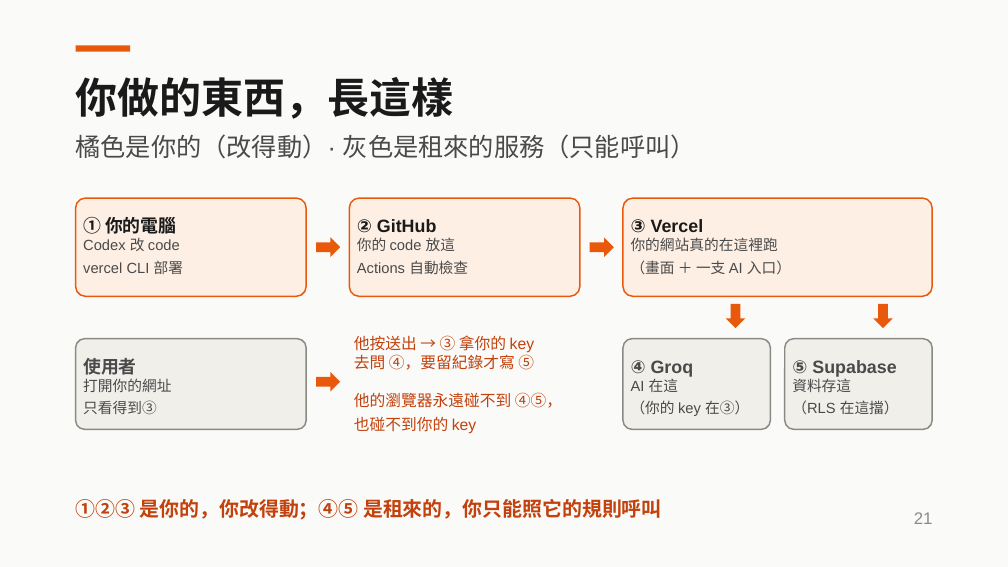
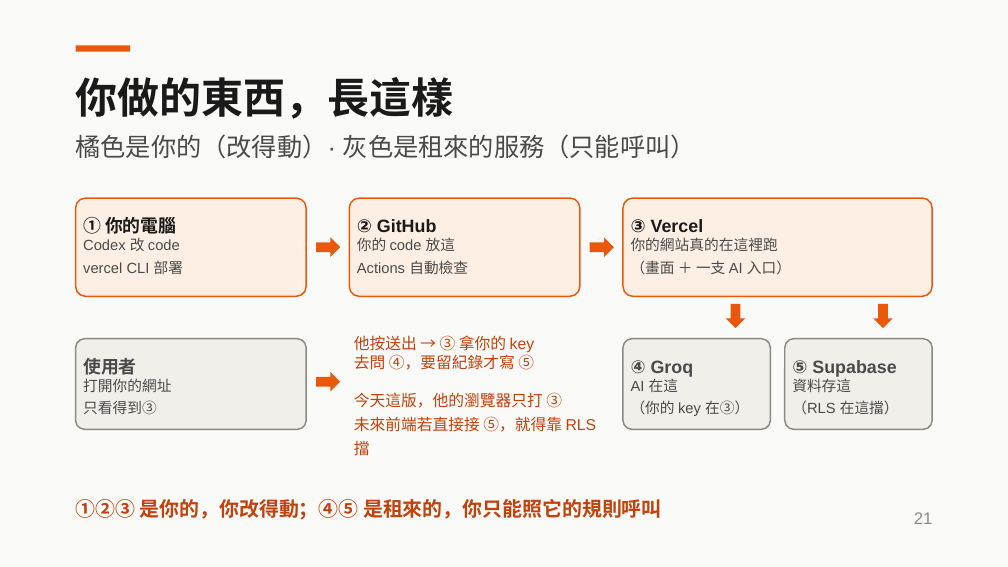
Before and after one commit to aaron20010920/unext-ai-dev-workshop, a slide deck: slide 21 of slides/2026-08-13-AI開發實戰.pptx. Drawn at 1008x567 pixels with LibreOffice and Linux fonts; fonts in the diff are those of the drawing. Boxes give left, top, right and bottom in pixels: in the first picture for what was removed or moved away, otherwise in the second. Text is boxed around its words. In the diff, an @@ line names an element or a change of style, - is before the commit and + after.

```diff
--- a/slides/2026-08-13-AI開發實戰.pptx
+++ b/slides/2026-08-13-AI開發實戰.pptx
@@ text at box(354, 335, 597, 432): text changed @@
-他按送出 → ③ 拿你的 key
-去問 ④，要留紀錄才寫 ⑤
-他的瀏覽器永遠碰不到 ④⑤，
-也碰不到你的 key
+他按送出 → ③ 拿你的 key
+去問 ④，要留紀錄才寫 ⑤
+今天這版，他的瀏覽器只打 ③
+未來前端若直接接 ⑤，就得靠 RLS 擋
```
Also in this commit, not shown: 5 other slides changed, 3 other files.
